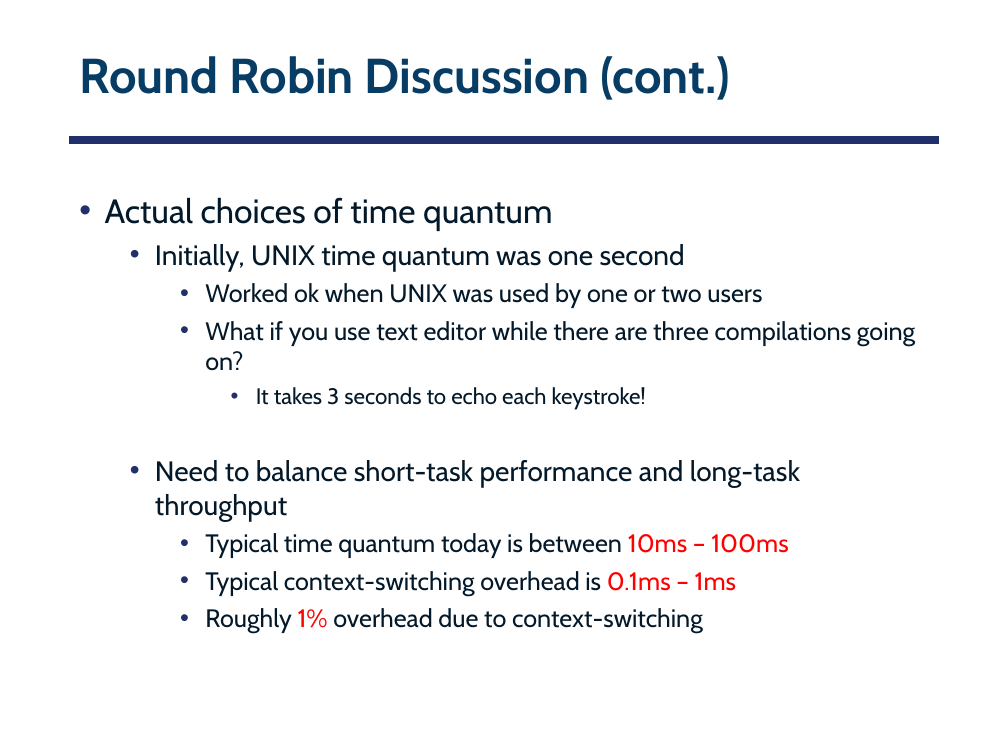
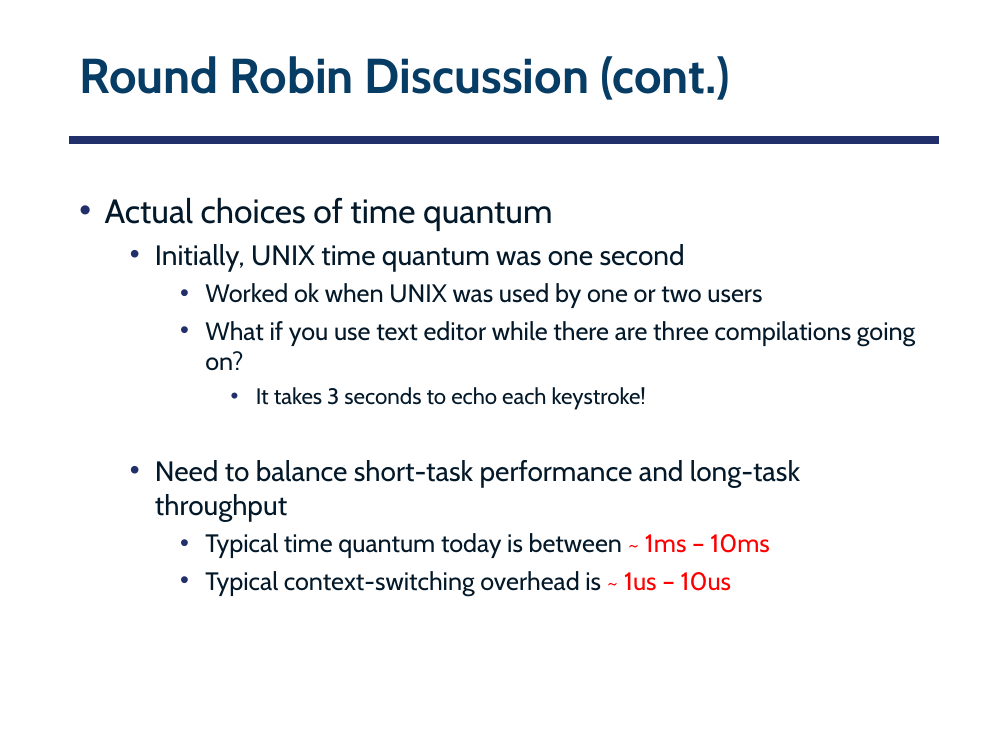
Before and after one commit to smajidzahedi/ECE350, a slide deck: slide 22 of Lectures/04-uniprocessor.pptx. Drawn at 1008x756 pixels with LibreOffice and Linux fonts; fonts in the diff are those of the drawing. Boxes give left, top, right and bottom in pixels: in the first picture for what was removed or moved away, otherwise in the second. Text is boxed around its words. In the diff, an @@ line names an element or a change of style, - is before the commit and + after.

```diff
--- a/Lectures/04-uniprocessor.pptx
+++ b/Lectures/04-uniprocessor.pptx
@@ text at box(205, 533, 769, 596): text changed @@
-    • Typical time quantum today is between 10ms – 100ms
-    • Typical context-switching overhead is 0.1ms – 1ms
-    • Roughly 1% overhead due to context-switching
+    • Typical time quantum today is between ~ 1ms – 10ms
+    • Typical context-switching overhead is ~ 1us – 10us
```
Also in this commit, not shown: 3 other files.
